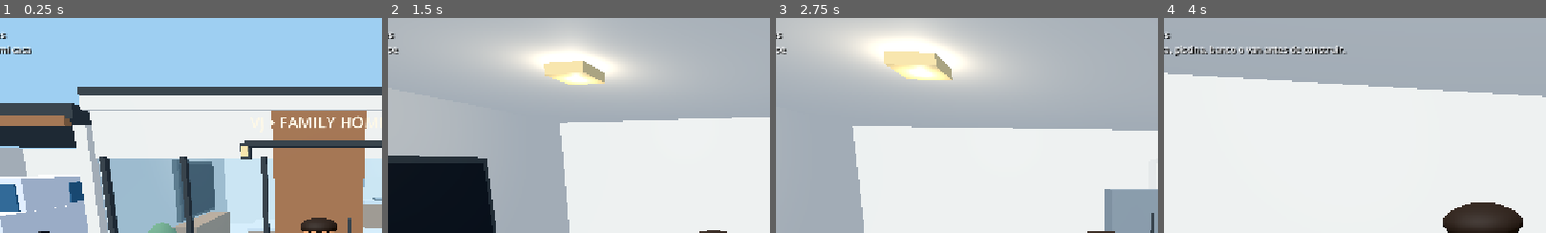
Above: before the commit, frames 1-4 (left to right).
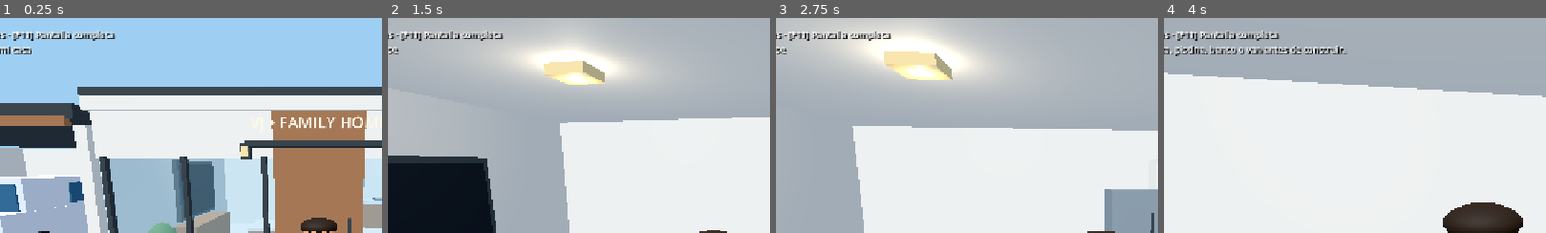
Above: after the commit, the same moments.

Repository: valdy247/mycity
Game: Godot game, scene res://main.tscn
Same seed, same stepped clock (60 frames per second), same inputs: the game is played once before the commit and once after it.
Inputs (mouse positions are % of the whole screen's width and height, from its top left):
- Up to frame 1 (0.25 s): no input
- Up to frame 2 (1.5 s): tap Enter at 0.5 s; move the mouse to (55, 50) at 0.52 s; hold W from 0.53 s (still down); tap M at 0.6 s; click (55, 50) at 0.67 s; tap Space at 0.77 s; tap E at 0.8, 1.35 s; move the mouse to (45, 50) at 1.27 s
- Up to frame 3 (2.75 s): keep holding W; tap Space at 1.52, 2 s; tap F at 1.55, 2.1 s; move the mouse to (52, 48) at 2.02 s; tap M at 2.3 s
- Up to frame 4 (4 s): keep holding W; tap Enter at 2.75 s; move the mouse to (49, 52) at 2.77 s; tap M at 2.85 s; click (49, 52) at 2.92 s; tap Space at 3.02, 3.77 s; tap E at 3.05 s; move the mouse to (57, 51) at 3.52 s; tap B at 3.6 s; tap F at 3.8 s
The pictures show only the part of the screen within x 8-58%, y 0-50%; the shares and areas given below are measured in that part.

The runs differ from the first frame. In frame 1, 0.8% of the frame differs, in the area x 2-31%, y 5-11%; in frame 2, 0.6%; in frame 3, 0.5%; in frame 4, 0.6%.

Commit message:
Connect city map hotkey, pause gameplay while navigating and toggle fullscreen with F11

Diff:
--- a/game/main.gd
+++ b/game/main.gd
@@ -12,6 +12,8 @@
 var garage: HomeGarage
 const CarlosMission = preload("res://carlos_mission.gd")
 var carlos_mission: CarlosMission
+const CityNavigation = preload("res://city_navigation.gd")
+var city_navigation: CityNavigation
 const StreetMarket = preload("res://street_market.gd")
 var street_market: StreetMarket
 const Backpack = preload("res://backpack.gd")
@@ -196,6 +198,10 @@
 		carlos_mission.setup(self)
 		business.carlos_call = carlos_mission.open_call
 		business.carlos_objective = carlos_mission.objective
+		city_navigation = CityNavigation.new()
+		add_child(city_navigation)
+		city_navigation.setup(self)
+		business.city_map = _open_city_map
 		incidents = CityIncidents.new()
 		add_child(incidents)
 		incidents.setup(self)
@@ -521,7 +527,29 @@
 	if reticle != null:
 		reticle.visible = first_person and not driving and not building_mode and not (garage!=null and garage.riding)
 
+func _open_city_map() -> void:
+	if city_navigation==null or building_mode: return
+	if business!=null and business.modal_open(): business.close()
+	city_navigation.open()
+
+func _input(event: InputEvent) -> void:
+	if not event is InputEventKey or not event.pressed or event.echo: return
+	if event.keycode==KEY_F11:
+		var window := get_window()
+		window.mode = Window.MODE_WINDOWED if window.mode in [Window.MODE_FULLSCREEN,Window.MODE_EXCLUSIVE_FULLSCREEN] else Window.MODE_FULLSCREEN
+		get_viewport().set_input_as_handled()
+		return
+	if city_navigation!=null and city_navigation.active:
+		if event.keycode==KEY_ESCAPE or (event.keycode==KEY_M and not city_navigation.query.has_focus()):
+			city_navigation.close()
+			get_viewport().set_input_as_handled()
+		return
+	if event.keycode==KEY_M and city_navigation!=null and not building_mode and not (pilar_editor!=null and pilar_editor.active) and not (taxis!=null and taxis.dialog.visible) and not (business!=null and business.modal_open()) and not (street_market!=null and not street_market.active.is_empty()):
+		_open_city_map()
+		get_viewport().set_input_as_handled()
+
 func _unhandled_input(event: InputEvent) -> void:
+	if city_navigation!=null and city_navigation.active: return
 	if cuba_world!=null and diagnostics_panel!=null and event is InputEventKey and event.pressed and not event.echo and event.keycode==KEY_F8:
 		diagnostics_panel.visible = not diagnostics_panel.visible
 		if diagnostics_panel.visible: _refresh_diagnostics()
@@ -1083,7 +1111,7 @@
 
 # Gameplay prompts remain visible with the large help overlay collapsed.
 func _update_compact_hud() -> void:
-	var lines: Array[String] = ["[H] Controles"]
+	var lines: Array[String] = ["[H] Controles · [M] Mapa · [F11] Pantalla completa" if city_navigation!=null else "[H] Controles · [F11] Pantalla completa"]
 	if garage!=null and garage.riding:
 		lines.append("%d km/h · [E] Bajar detenido" % roundi(absf(garage.ride_speed)*3.6))
 	elif bus_riding:
@@ -1292,6 +1320,9 @@
 
 func _physics_process(delta: float) -> void:
 	if player == null:
+		return
+	if city_navigation!=null and city_navigation.active:
+		player.velocity = Vector3.ZERO
 		return
 	if carlos_mission!=null and not building_mode: carlos_mission.tick(delta)
 	if incidents!=null and not building_mode and not business.modal_open(): incidents.tick(delta)
